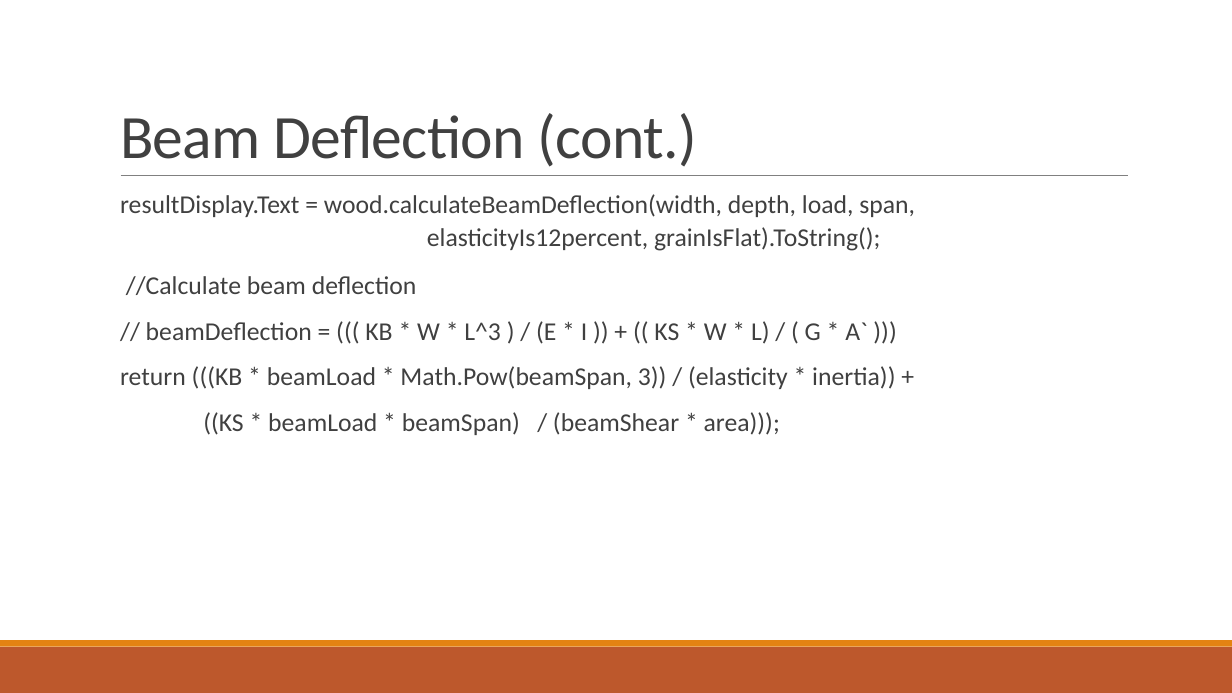
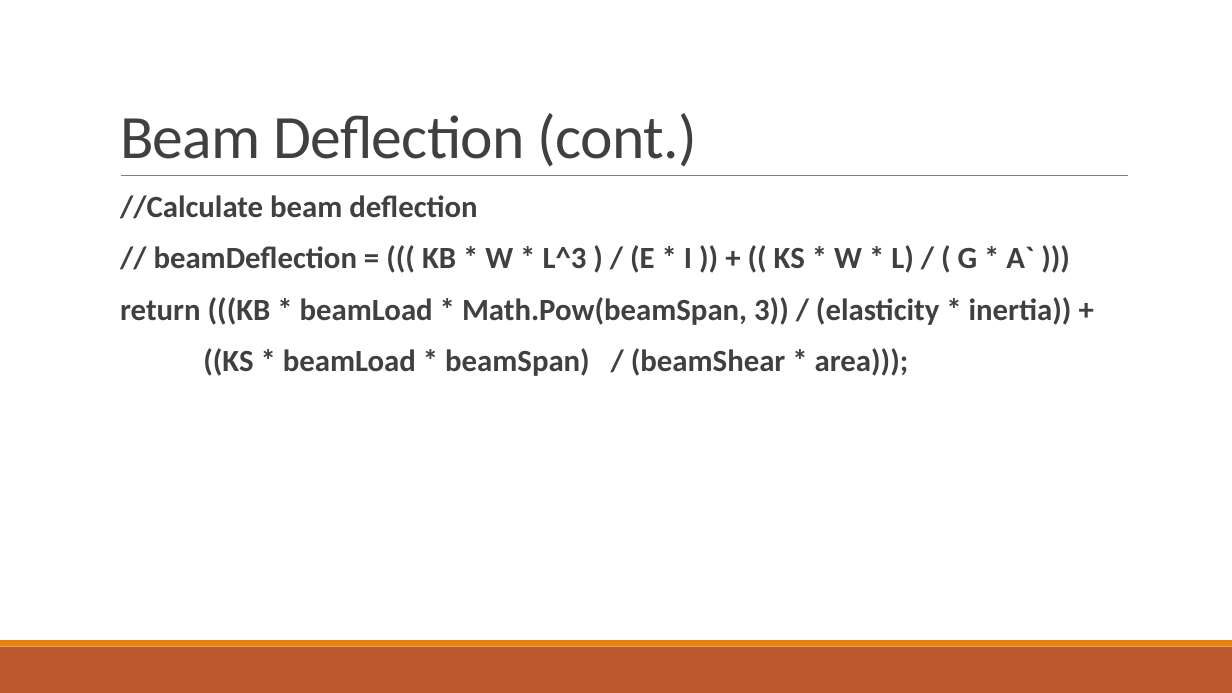
Before and after one commit to jhouston88/CSCI3350SoftwareEngineeringII, a slide deck: slide 11 of Implementation/Implementation Team Presentation.pptx. Drawn at 1232x693 pixels with LibreOffice and Linux fonts; fonts in the diff are those of the drawing. Boxes give left, top, right and bottom in pixels: in the first picture for what was removed or moved away, otherwise in the second. Text is boxed around its words. In the diff, an @@ line names an element or a change of style, - is before the commit and + after.

Commit message:
Updated beam deflection part of ppt

```diff
--- a/Implementation/Implementation Team Presentation.pptx
+++ b/Implementation/Implementation Team Presentation.pptx
@@ text "//Calculate beam deflection" at (x1=120, y1=195, x2=1072, y2=376): size 20 to 24 pt, bold on @@
@@ text at (x1=120, y1=194, x2=915, y2=251): paragraphs removed @@
-  resultDisplay.Text = wood.calculateBeamDeflection(width, depth, load, span,
-  elasticityIs12percent, grainIsFlat).ToString();
```
Also in this commit, not shown: 2 other slides changed.
